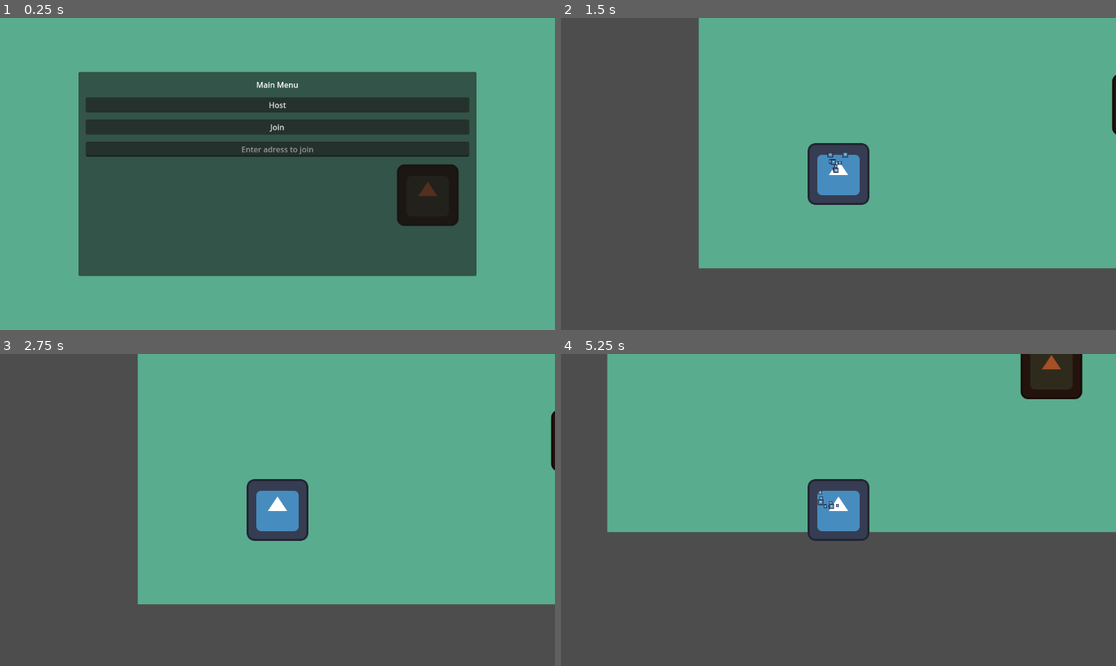
Above: before the commit, frames 1-4 (two rows, left to right).
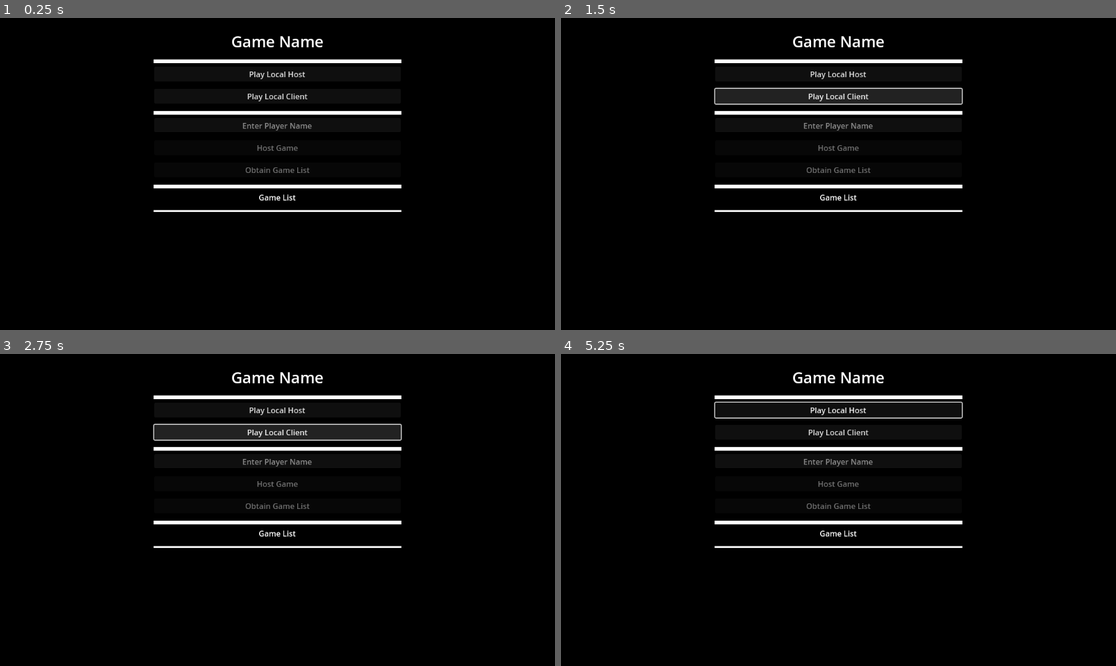
Above: after the commit, the same moments.

Repository: joancardonasa/whereami
Game: Godot game, scene res://src/UI/main_menu.tscn
The game is run twice, just before and just after one commit, with the same random seed, the same clock (stepped at 60 frames per second) and the same inputs. Before the commit the project starts from res://src/main.tscn. The engine's default icon, where the game draws it, is replaced by a stand-in: a white triangle on a blue panel in a dark square.
Inputs (mouse positions are in pixels of both pictures, inside the frame that each line leads up to):
- Up to frame 1 (0.25 s): no input
- Up to frame 2 (1.5 s): click (838, 105) at 0.5 s, where only the run before the commit has a clickable "Host"; click (838, 96) at 1.25 s, where only the run after the commit has a clickable "Play Local Client"
- Up to frame 3 (2.75 s): click (277, 432) at 2 s, where only the run after the commit has a clickable "Play Local Client"
- Up to frame 4 (5.25 s): click (838, 410) at 2.75 s, where only the run after the commit has a clickable "Play Local Host"; move the mouse to (960, 494) at 3.52 s; press the mouse at (960, 494) at 3.53 s; hold D (move_right) 3.53-4.28 s; move the mouse to (727, 525) at 4.27 s; release the mouse at (727, 525) at 4.28 s; hold S (move_down) 4.28-5.03 s; click (727, 525) at 4.35 s; move the mouse to (894, 441) at 5.02 s; press the mouse at (894, 441) at 5.03 s; hold D (move_right) from 5.03 s (still down)

The runs differ from the first frame. In frame 1, 100% of the frame differs, in the area x 0-100%, y 0-100%; in frame 2, 100%; in frame 3, 100%; in frame 4, 100%.

Commit message:
[Lobby] Obtain game list

Diff:
--- a/project.godot
+++ b/project.godot
@@ -11,7 +11,7 @@
 [application]
 
 config/name="MultiplayerTest"
-run/main_scene="res://src/main.tscn"
+run/main_scene="res://src/UI/main_menu.tscn"
 config/features=PackedStringArray("4.1", "GL Compatibility")
 config/icon="res://icon.svg"
 
--- a/src/UI/GameInfo.gd
+++ /dev/null
@@ -1,9 +0,0 @@
-extends Resource
-class_name GameInfo
-
-@export var name: String = "Game Name"
-@export var ip: String = "127.0.0.1"
-
-func _init(game_name: String, game_ip: String):
-    self.name = game_name
-    self.ip = game_ip
--- a/src/UI/Lobby_GameInstance.gd
+++ /dev/null
@@ -1,4 +0,0 @@
-@onready var name : Label = $Name
-@onready var join : Button = $Button
-
-func _set_game_info(info: GameInfo):
--- a/src/UI/Lobby_GameInstance.tscn
+++ /dev/null
@@ -1,19 +0,0 @@
-[gd_scene load_steps=2 format=3 uid="uid://d4l2qmq304rh1"]
-
-[ext_resource type="Script" path="res://UI/Lobby_GameInstance.gd" id="1_wr4lm"]
-
-[node name="Lobby_GameInstance" type="HBoxContainer"]
-offset_right = 466.0
-offset_bottom = 79.0
-size_flags_horizontal = 3
-script = ExtResource("1_wr4lm")
-
-[node name="Label" type="Label" parent="."]
-layout_mode = 2
-size_flags_horizontal = 2
-text = "GAME1"
-
-[node name="Button" type="Button" parent="."]
-layout_mode = 2
-size_flags_horizontal = 10
-text = "JOIN"
--- a/src/UI/game_discovery.gd
+++ b/src/UI/game_discovery.gd
@@ -10,93 +10,109 @@
 signal games_refreshed(games: Array)
 
 func register_game():
-    if id_token == null:
-        authenticate_anonymously()
-        await authenticated
-    add_document_to_firestore()
+	if id_token == null:
+		authenticate_anonymously()
+		await authenticated
+	_register_game_to_firestore()
 
 func obtain_games():
-    if id_token == null:
-        authenticate_anonymously()
-        await authenticated
-    _obtain_game_list()
+	if id_token == null:
+		authenticate_anonymously()
+		await authenticated
+	_obtain_game_list()
+
+func join_game(game_info: GameInfo):
+	print("Joining game: ", game_info.name, " at ", game_info.ip)
 
 func _init():
-    _load_config()
+	_load_config()
 
 func _load_config():
-    var config = ConfigFile.new()
-    var err = config.load("secrets.cfg")
-    if err == ERR_FILE_NOT_FOUND:
-        push_error("secrets.cfg not found, creating a new one")
-        config.set_value("Firebase","PROJECT_ID","TODO: Add your project ID here")
-        config.set_value("Firebase","API_KEY","TODO: Add your API key here")
-        config.save("secrets.cfg")
-        return
-    if err != OK:
-        push_error("Error loading secrets.cfg")
-        return
-    var firebase_project_id = config.get_value("Firebase","PROJECT_ID")
-    var firebase_api_key = config.get_value("Firebase","API_KEY")
-    firebase_auth_url = "https://identitytoolkit.googleapis.com/v1/accounts:signUp?key=" + firebase_api_key
-    firestore_url = "https://firestore.googleapis.com/v1/projects/" + firebase_project_id + "/databases/(default)/documents/games"
+	var config = ConfigFile.new()
+	var err = config.load("secrets.cfg")
+	if err == ERR_FILE_NOT_FOUND:
+		push_error("secrets.cfg not found, creating a new one")
+		config.set_value("Firebase","PROJECT_ID","TODO_PROJECT_ID")
+		config.set_value("Firebase","API_KEY","TODO_API_KEY")
+		config.save("secrets.cfg")
+		return
+	if err != OK:
+		push_error("Error loading secrets.cfg")
+		return
+	var firebase_project_id = config.get_value("Firebase","PROJECT_ID")
+	var firebase_api_key = config.get_value("Firebase","API_KEY")
+	firebase_auth_url = "https://identitytoolkit.googleapis.com/v1/accounts:signUp?key=" + firebase_api_key
+	firestore_url = "https://firestore.googleapis.com/v1/projects/" + firebase_project_id + "/databases/(default)/documents/games"
 
 func authenticate_anonymously():
-    var http_request = HTTPRequest.new()
-    add_child(http_request)
-    http_request.request_completed.connect(_on_authentication_completed)
+	var http_request = HTTPRequest.new()
+	add_child(http_request)
+	http_request.request_completed.connect(_on_authentication_completed)
 
-    http_request.request(
-        firebase_auth_url,
-        ["Content-Type: application/json"],
-        HTTPClient.METHOD_POST,
-        JSON.stringify({"returnSecureToken": true}))
+	http_request.request(
+		firebase_auth_url,
+		["Content-Type: application/json"],
+		HTTPClient.METHOD_POST,
+		JSON.stringify({"returnSecureToken": true}))
 
 func _on_authentication_completed(_result, response_code, _headers, body):
-    if response_code != 200:
-        push_error("Failed to authenticate: ", response_code)
-        return
+	if response_code != 200:
+		push_error("Failed to authenticate: ", response_code)
+		return
 
-    var response = parse_json(body.get_string_from_utf8())
-    if response.has("idToken"):
-        id_token = response["idToken"]
-        emit_signal("authenticated")
+	var response = _parse_json(body.get_string_from_utf8())
+	if response.has("idToken"):
+		id_token = response["idToken"]
+		emit_signal("authenticated")
 
-func add_document_to_firestore():
-    var http_request = HTTPRequest.new()
-    add_child(http_request)
-    http_request.request_completed.connect(_on_game_registered)
-    http_request.request(
-        firestore_url,
-        ["Content-Type: application/json","Authorization: Bearer " + id_token],
-        HTTPClient.METHOD_POST,
-        JSON.stringify({
-            "fields": {
-                "ip": {
-                    "stringValue": "2-2"
-                },
-                "name": {
-                    "stringValue": "My Game"
-                },
-            }
-    }))
+func _register_game_to_firestore():
+	var http_request = HTTPRequest.new()
+	add_child(http_request)
+	http_request.request_completed.connect(_on_game_registered)
+	http_request.request(
+		firestore_url,
+		["Content-Type: application/json","Authorization: Bearer " + id_token],
+		HTTPClient.METHOD_POST,
+		JSON.stringify({
+			"fields": {
+				"ip": {
+					"stringValue": "2-2"
+				},
+				"name": {
+					"stringValue": "My Game"
+				},
+			}
+	}))
 
 func _on_game_registered(_result, response_code, _headers, body):
-    if response_code != 200:
-        push_error("Failed to interact with Firestore: ", response_code, body.get_string_from_utf8())
-        return
-    emit_signal("game_registered")
+	if response_code != 200:
+		push_error("Failed to interact with Firestore: ", response_code, body.get_string_from_utf8())
+		return
+	emit_signal("game_registered")
 
-func parse_json(json_text):
-    var json = JSON.new()
-    var err = json.parse(json_text)
-    if err != OK:
-        push_error("Error parsing JSON")
-        return {}
-    return json.data
+func _parse_json(json_text):
+	var json = JSON.new()
+	var err = json.parse(json_text)
+	if err != OK:
+		push_error("Error parsing JSON")
+		return {}
+	return json.data
 
 func _obtain_game_list():
-    var game_list: Array[GameInfo] = [
-        GameInfo.new("Test", "127.0.0.1"),
-    ]
-    emit_signal("games_refreshed", game_list)
+	var http_request = HTTPRequest.new()
+	add_child(http_request)
+	http_request.request(
+		firestore_url,
+		["Content-Type: application/json","Authorization: Bearer " + id_token],
+		HTTPClient.METHOD_GET)
+	http_request.request_completed.connect(_on_http_request_request_completed)
+
+func _on_http_request_request_completed(_result, response_code, _headers, body):
+	if response_code != 200:
+		push_error("Failed to interact with Firestore: ", response_code, body.get_string_from_utf8())
+		return
+	var response = _parse_json(body.get_string_from_utf8())
+	var games: Array[GameInfo] = []
+	for game in response["documents"]:
+		games.append(GameInfo.from_doc(game))
+	emit_signal("games_refreshed", games)
--- a/src/UI/lobby_game_name_entry.gd
+++ b/src/UI/lobby_game_name_entry.gd
@@ -9,12 +9,12 @@
 signal joined_game(game_info: GameInfo)
 
 func _ready():
-    join_button.pressed.connect(_on_join_button_pressed)
+	join_button.pressed.connect(_on_join_button_pressed)
 
-func _set_game_info(game_info: GameInfo):
-    self.game_info = game_info
-    game_name_label.text = game_info.name
+func set_game_info(info: GameInfo):
+	game_info = info
+	game_name_label.text = info.name
 
 func _on_join_button_pressed():
-    if !game_info: return
-    joined_game.emit(game_info)
+	if !game_info: return
+	joined_game.emit(game_info)
--- a/src/UI/main_menu.gd
+++ b/src/UI/main_menu.gd
@@ -8,28 +8,32 @@
 @onready var game_discovery: GameDiscovery = $GameDiscovery
 @onready var game_entries_container: VBoxContainer = %GameEntriesContainer
 
+var game_name_entry = preload("res://src/UI/lobby_game_name_entry.tscn")
 
 func _ready():
-    player_name_entry.text_changed.connect(_on_player_name_entry_text_changed)
-    host_button.disabled = true
-    refresh_button.disabled = true
+	player_name_entry.text_changed.connect(_on_player_name_entry_text_changed)
+	host_button.disabled = true
+	refresh_button.disabled = true
 
-    host_button.pressed.connect(game_discovery.register_game)
-    refresh_button.pressed.connect(_on_refresh_button_pressed)
+	host_button.pressed.connect(game_discovery.register_game)
+	refresh_button.pressed.connect(_on_refresh_button_pressed)
 
-    game_discovery.game_registered.connect(_on_game_discovery_game_registered)
-    game_discovery.games_refreshed.connect(_on_game_discovery_games_refreshed)
+	game_discovery.game_registered.connect(_on_game_discovery_game_registered)
+	game_discovery.games_refreshed.connect(_on_game_discovery_games_refreshed)
 
 func _on_player_name_entry_text_changed(new_text: String):
-    host_button.disabled = !new_text or new_text == ""
-    refresh_button.disabled = !new_text or new_text == ""
+	host_button.disabled = !new_text or new_text == ""
+	refresh_button.disabled = !new_text or new_text == ""
 
 func _on_refresh_button_pressed():
-    game_discovery.obtain_games()
+	game_discovery.obtain_games()
 
 func _on_game_discovery_game_registered():
-    pass
+	pass
 
 func _on_game_discovery_games_refreshed(games: Array[GameInfo]):
-    # Add to game_entries_container.add_child(...)
-    pass
+	for game in games:
+		var game_entry : LobbyGameNameEntry = game_name_entry.instantiate()
+		game_entries_container.add_child(game_entry)
+		game_entry.joined_game.connect(game_discovery.join_game)
+		game_entry.set_game_info(game)
--- a/src/UI/main_menu.tscn
+++ b/src/UI/main_menu.tscn
@@ -96,12 +96,12 @@
 [node name="HostButton" type="Button" parent="CanvasLayer/MainMenu/MarginContainer/VBoxContainer"]
 unique_name_in_owner = true
 layout_mode = 2
-text = "Host"
+text = "Host Game"
 
 [node name="RefreshButton" type="Button" parent="CanvasLayer/MainMenu/MarginContainer/VBoxContainer"]
 unique_name_in_owner = true
 layout_mode = 2
-text = "Join"
+text = "Obtain Game List"
 
 [node name="Line3" type="Panel" parent="CanvasLayer/MainMenu/MarginContainer/VBoxContainer"]
 layout_mode = 2
--- a/src/main.gd
+++ b/src/main.gd
@@ -16,24 +16,24 @@
 
 
 func _ready():
-    if not is_multiplayer_authority(): return
-    host_button.pressed.connect(_on_host_button_pressed)
-    join_button.pressed.connect(_on_join_button_pressed)
+	if not is_multiplayer_authority(): return
+	host_button.pressed.connect(_on_host_button_pressed)
+	join_button.pressed.connect(_on_join_button_pressed)
 
 func _on_host_button_pressed():
-    main_menu.hide()
-    enet_peer.create_server(PORT)
-    multiplayer.multiplayer_peer = enet_peer
-    multiplayer.peer_connected.connect(add_player)
-    add_player(multiplayer.get_unique_id())
+	main_menu.hide()
+	enet_peer.create_server(PORT)
+	multiplayer.multiplayer_peer = enet_peer
+	multiplayer.peer_connected.connect(add_player)
+	add_player(multiplayer.get_unique_id())
 
 func add_player(peer_id):
-    var player = Player_tscn.instantiate()
-    player.name = str(peer_id)
-    world.add_child(player)
-    player.global_position = spawn_positions[0].global_position
+	var player = Player_tscn.instantiate()
+	player.name = str(peer_id)
+	world.add_child(player)
+	player.global_position = spawn_positions[0].global_position
 
 func _on_join_button_pressed():
-    main_menu.hide()
-    enet_peer.create_client("localhost", PORT)
-    multiplayer.multiplayer_peer = enet_peer
+	main_menu.hide()
+	enet_peer.create_client("localhost", PORT)
+	multiplayer.multiplayer_peer = enet_peer
--- a/src/resources/game_info.gd
+++ b/src/resources/game_info.gd
@@ -7,3 +7,15 @@
 func _init(game_name: String, game_ip: String):
     self.name = game_name
     self.ip = game_ip
+
+func to_doc() -> String:
+    return JSON.stringify({
+        "name": self.name,
+        "ip": self.ip
+    })
+
+static func from_doc(doc) -> GameInfo:
+    return GameInfo.new(
+        doc["fields"]["name"]["stringValue"],
+		doc["fields"]["ip"]["stringValue"]
+    )
